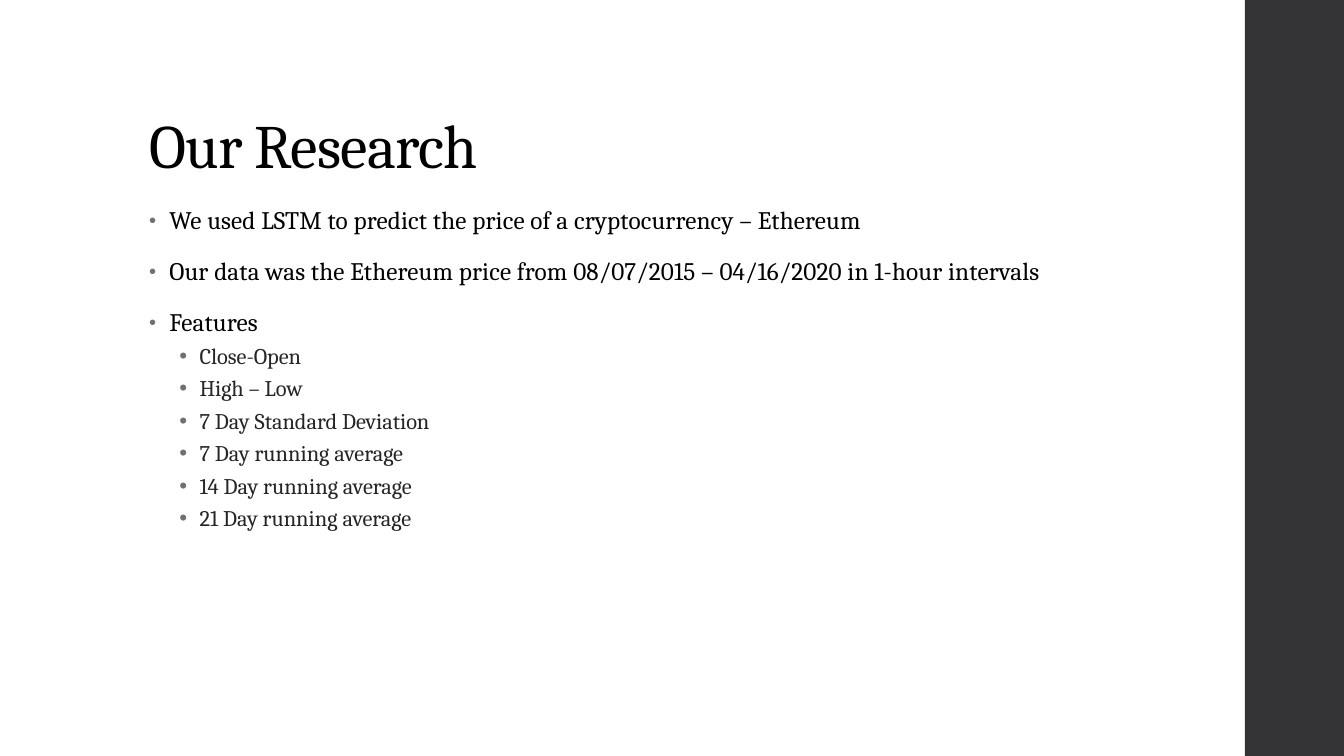
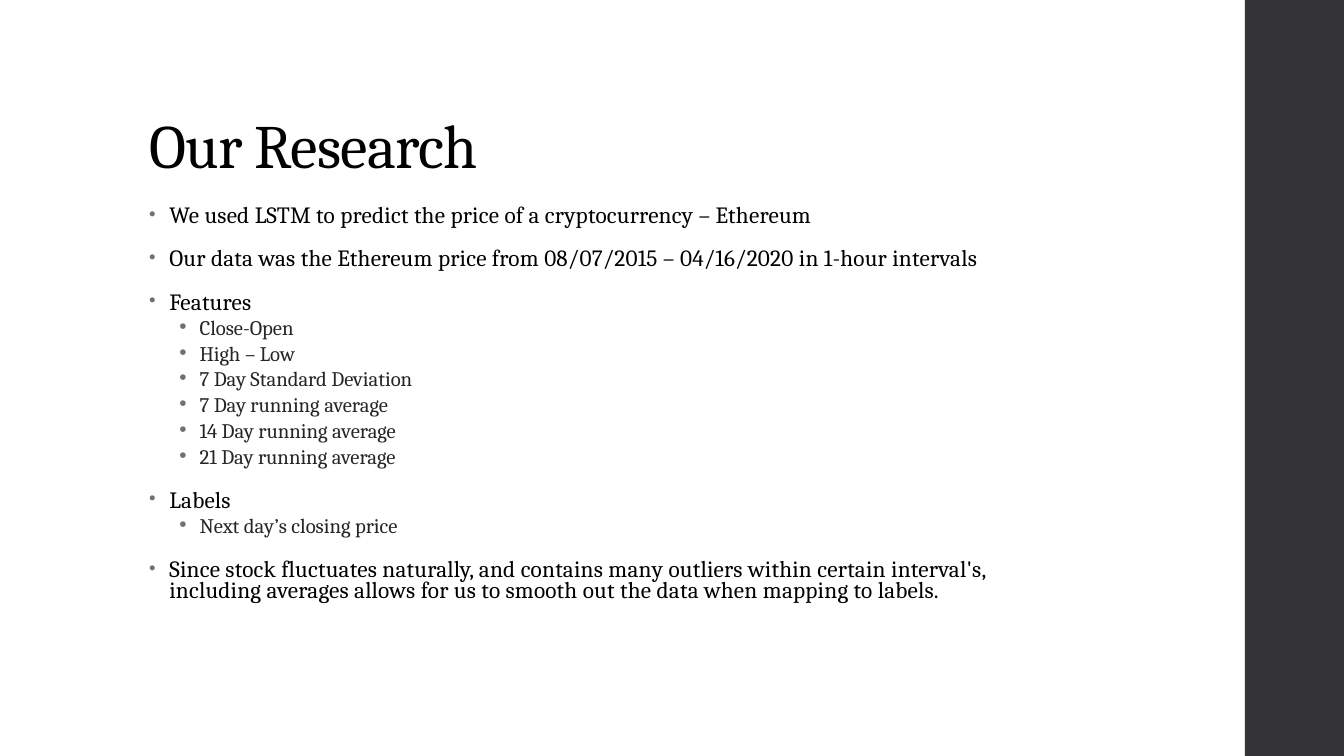
Before and after one commit to jaronritter01/cryptoAI, a slide deck: slide 8 of Cryptocurrency AI.pptx. Drawn at 1344x756 pixels with LibreOffice and Linux fonts; fonts in the diff are those of the drawing. Boxes give left, top, right and bottom in pixels: in the first picture for what was removed or moved away, otherwise in the second. Text is boxed around its words. In the diff, an @@ line names an element or a change of style, - is before the commit and + after.

```diff
--- a/Cryptocurrency AI.pptx
+++ b/Cryptocurrency AI.pptx
@@ text at (169,206,977,469): size 18 to 16.6 pt in "We used LSTM to predict the price ...", "Our data was the Ethereum price from ...", "Features"; size 16 to 14.8 pt in "Close-Open", "High – Low", "7 Day Standard Deviation", "7 Day running average" and 2 more places; line spacing 0.95 to 0.75; line spacing 0.9 to 0.7 @@
@@ text at (169,492,986,603): paragraphs added @@
+• Labels
+  • Next day’s closing price
+• Since stock fluctuates naturally, and contains many outliers within certain interval's, including averages allows for us to smooth out the data when mapping to labels.
```
Also in this commit, not shown: 3 other slides changed, 2 slides added, 1 slide removed.
